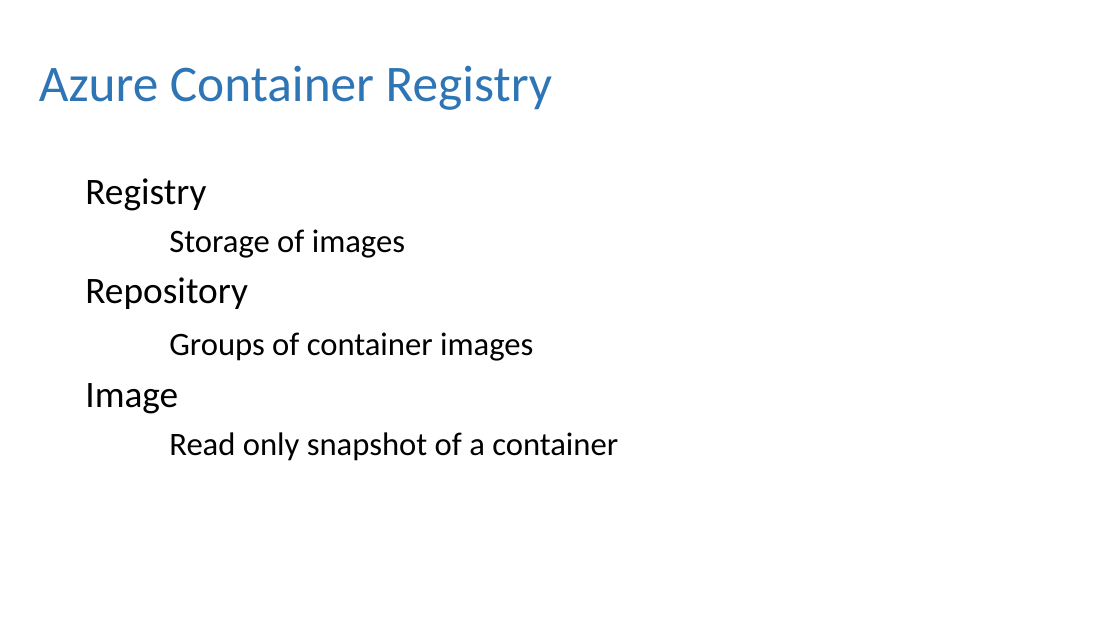
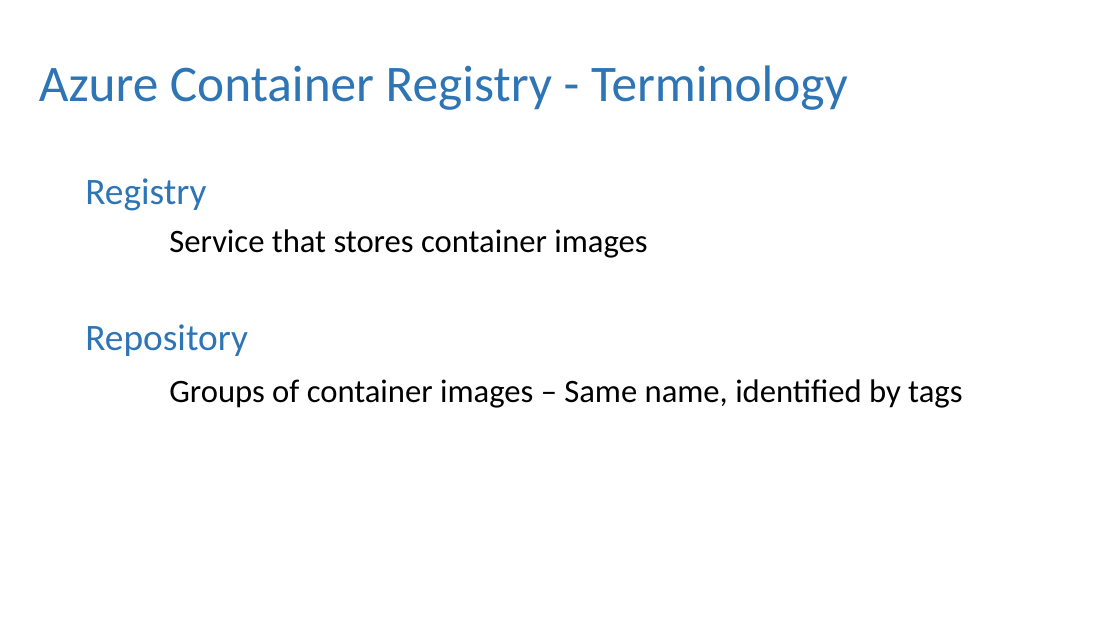
Before and after one commit to dbafromthecold/ContainersInTheCloud, a slide deck: slide 14 of ContainersInTheCloud.pptx (slide 17 before the commit). Drawn at 1120x630 pixels with LibreOffice and Linux fonts; fonts in the diff are those of the drawing; background and template pictures are left out. Boxes give left, top, right and bottom in pixels: in the first picture for what was removed or moved away, otherwise in the second. Text is boxed around its words. In the diff, an @@ line names an element or a change of style, - is before the commit and + after.

```diff
--- a/ContainersInTheCloud.pptx
+++ b/ContainersInTheCloud.pptx
@@ title at [39,65,848,110]: text changed @@
-Azure Container Registry
+Azure Container Registry - Terminology
@@ text at [85,178,247,356]: text colour #000000 to #2E75B6 in "Registry", "Repository" @@
@@ text at [169,229,647,258]: text changed @@
-Storage of images
+Service that stores container images
@@ text at [169,379,962,408]: text changed @@
-Groups of container images
-Image
-Read only snapshot of a container
+Groups of container images – Same name, identified by tags
```
Also in this commit, not shown: 5 other slides changed, 14 slides added, 2 slides removed, 1 other file.
